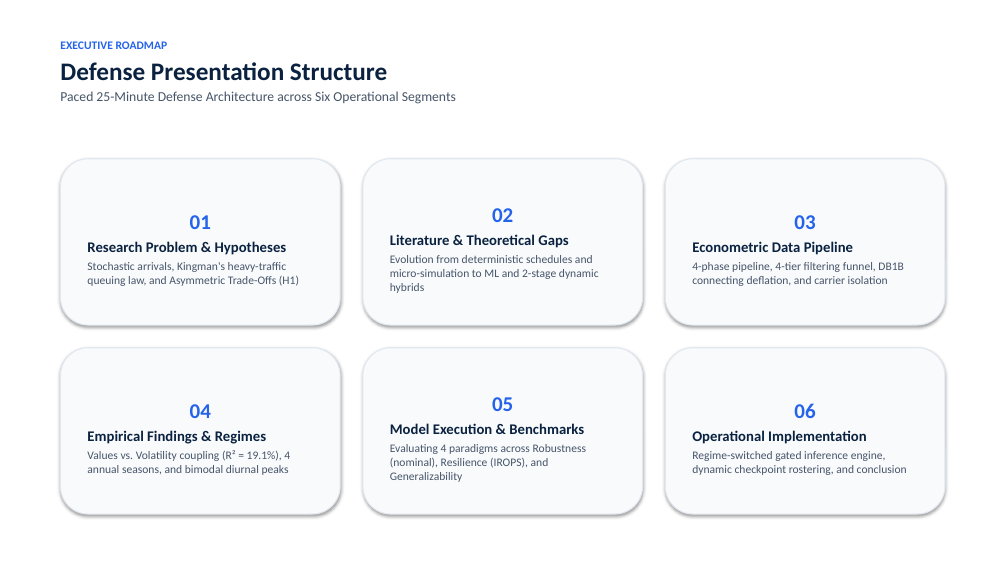
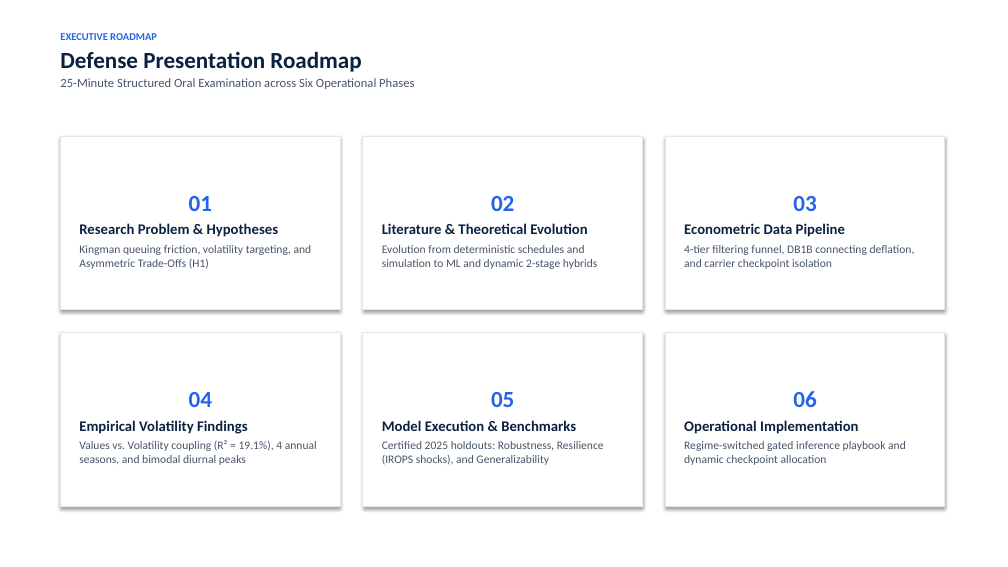
Before and after one commit to leila-gleich/final-thesis, a slide deck: slide 2 of Recommended-Thesis-Defense-Deck.pptx. Drawn at 1008x567 pixels with LibreOffice and Linux fonts; fonts in the diff are those of the drawing. Boxes give left, top, right and bottom in pixels: in the first picture for what was removed or moved away, otherwise in the second. Text is boxed around its words. In the diff, an @@ line names an element or a change of style, - is before the commit and + after.

```diff
--- a/Recommended-Thesis-Defense-Deck.pptx
+++ b/Recommended-Thesis-Defense-Deck.pptx
@@ text at (x1=60, y1=51, x2=414, y2=89): text changed; size 13 to 12 pt @@
-Defense Presentation Structure
-Paced 25-Minute Defense Architecture across Six Operational Segments
+Defense Presentation Roadmap
+25-Minute Structured Oral Examination across Six Operational Phases
@@ text at (x1=60, y1=33, x2=157, y2=40): size 11 to 10 pt in "EXECUTIVE ROADMAP" @@
@@ text "EXECUTIVE ROADMAP" moved from (x1=60, y1=41, x2=456, y2=104) to (x1=60, y1=33, x2=414, y2=89) @@
@@ rectangle "01" resized from (x1=60, y1=159, x2=340, y2=325) to (x1=60, y1=136, x2=340, y2=310) @@
@@ rectangle "02" resized from (x1=363, y1=159, x2=643, y2=325) to (x1=363, y1=136, x2=643, y2=310) @@
@@ rectangle "03" resized from (x1=665, y1=159, x2=945, y2=325) to (x1=665, y1=136, x2=945, y2=310) @@
@@ text in rectangle at (x1=189, y1=196, x2=212, y2=211): size 20 to 22 pt in "01" @@
@@ text in rectangle at (x1=491, y1=196, x2=514, y2=211): size 20 to 22 pt in "02" @@
@@ text in rectangle at (x1=793, y1=196, x2=816, y2=211): size 20 to 22 pt in "03" @@
@@ text in rectangle at (x1=382, y1=223, x2=597, y2=269): text changed @@
-Literature & Theoretical Gaps
-Evolution from deterministic schedules and micro-simulation to ML and 2-stage dynamic hybrids
+Literature & Theoretical Evolution
+Evolution from deterministic schedules and simulation to ML and dynamic 2-stage hybrids
@@ text in rectangle at (x1=79, y1=245, x2=312, y2=269): text changed @@
-Stochastic arrivals, Kingman's heavy-traffic queuing law, and Asymmetric Trade-Offs (H1)
+Kingman queuing friction, volatility targeting, and Asymmetric Trade-Offs (H1)
@@ text in rectangle at (x1=684, y1=245, x2=915, y2=269): text changed @@
-4-phase pipeline, 4-tier filtering funnel, DB1B connecting deflation, and carrier isolation
+4-tier filtering funnel, DB1B connecting deflation, and carrier checkpoint isolation
@@ rectangle "04" resized from (x1=60, y1=348, x2=340, y2=514) to (x1=60, y1=333, x2=340, y2=507) @@
@@ rounded rectangle to rectangle; fill #F8FAFC to #FFFFFF in 6 elements at (x1=60, y1=333, x2=340, y2=507), (x1=665, y1=136, x2=945, y2=310), (x1=363, y1=136, x2=643, y2=310), (x1=665, y1=333, x2=945, y2=507), (x1=60, y1=136, x2=340, y2=310), (x1=363, y1=333, x2=643, y2=507) @@
@@ rectangle "05" resized from (x1=363, y1=348, x2=643, y2=514) to (x1=363, y1=333, x2=643, y2=507) @@
@@ rectangle "06" resized from (x1=665, y1=348, x2=945, y2=514) to (x1=665, y1=333, x2=945, y2=507) @@
@@ text in rectangle at (x1=189, y1=392, x2=212, y2=407): size 20 to 22 pt in "04" @@
@@ text in rectangle at (x1=491, y1=392, x2=514, y2=407): size 20 to 22 pt in "05" @@
@@ text in rectangle at (x1=793, y1=391, x2=816, y2=407): size 20 to 22 pt in "06" @@
@@ text in rectangle at (x1=79, y1=420, x2=248, y2=434): text changed @@
-Empirical Findings & Regimes
+Empirical Volatility Findings
@@ text in rectangle at (x1=382, y1=441, x2=604, y2=465): text changed @@
-Evaluating 4 paradigms across Robustness (nominal), Resilience (IROPS), and Generalizability
+Certified 2025 holdouts: Robustness, Resilience (IROPS shocks), and Generalizability
@@ text in rectangle at (x1=684, y1=441, x2=906, y2=465): text changed @@
-Regime-switched gated inference engine, dynamic checkpoint rostering, and conclusion
+Regime-switched gated inference playbook and dynamic checkpoint allocation
```
Also in this commit, not shown: 23 other slides changed, 8 slides added, 8 slides removed, 2 other files.
